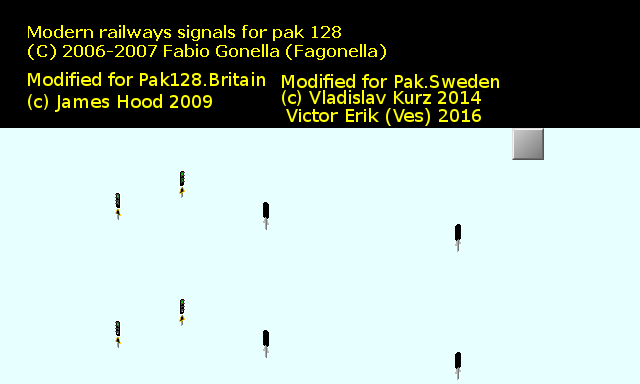
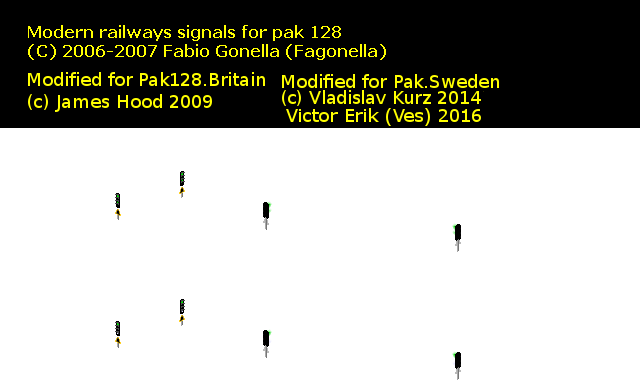
Comparing the layer stacks of the two 640 × 384 images. Changes:
added layer "Flare" above "ATC" over [267, 201, 457, 366]
hid "Bakgrund" over [0, 128, 640, 384]
